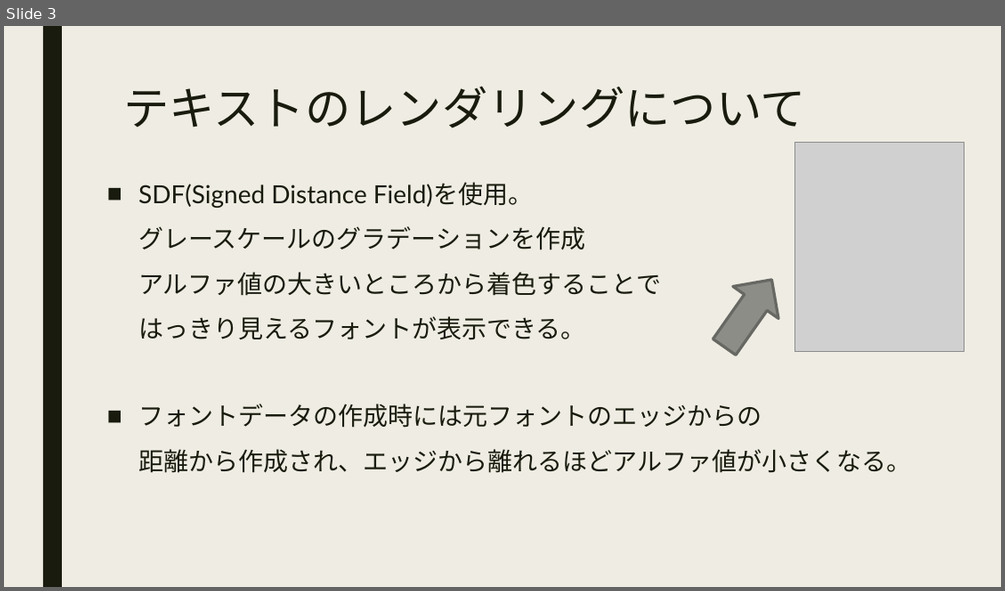
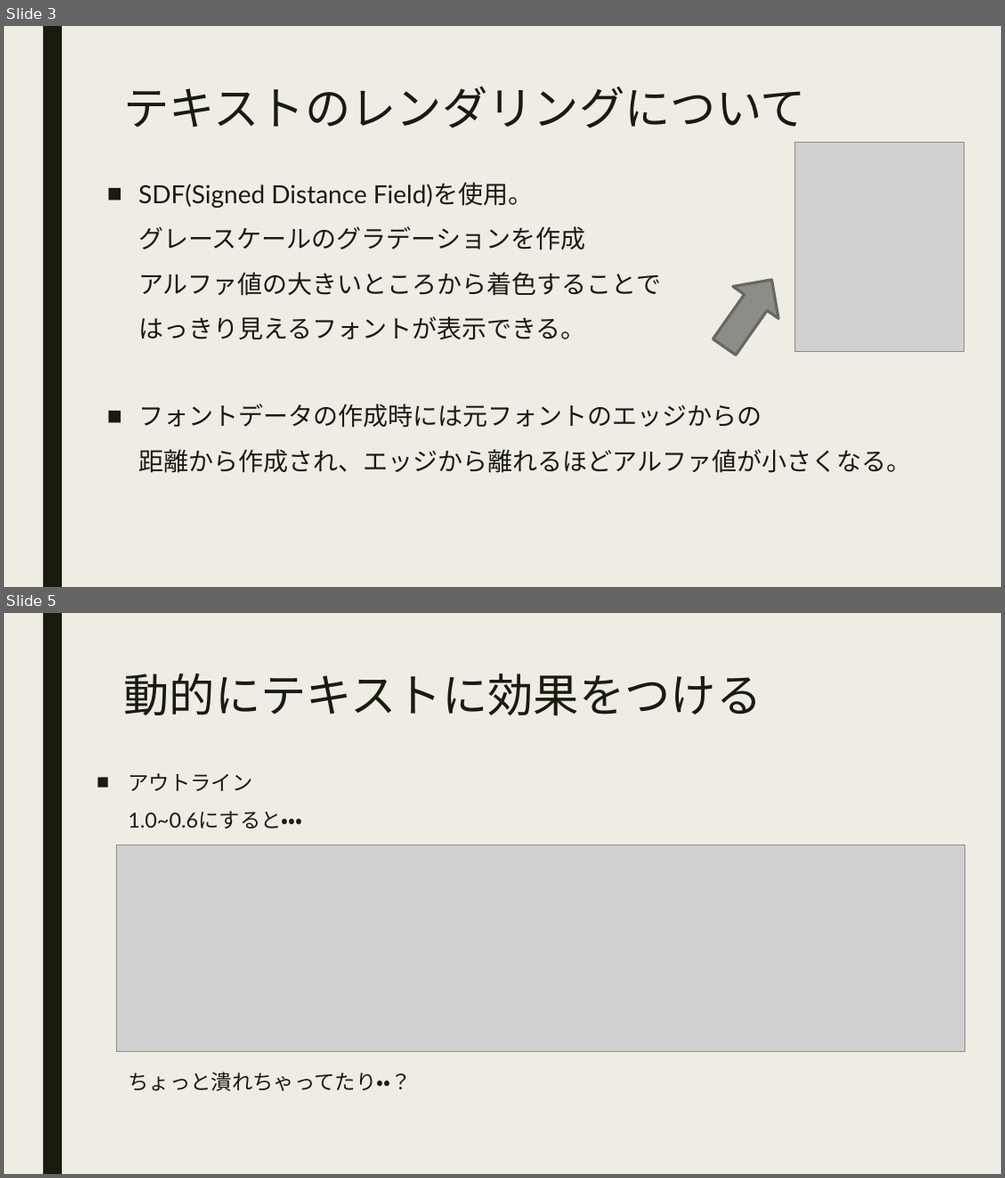
Before and after one commit to hopesnow/Study, a slide deck: RHStudy/Documents/TextMeshPro_r-hatase.pptx. Shown one above the other, each under a label of ours: slide 3 before the commit, slides 3 and 5 after it; the slides between them are not shown. The pictures are 1005x591 and 1005x1178 pixels, drawn with LibreOffice and Linux fonts; fonts in the diff are those of the drawing; grey boxes stand for pictures. Boxes give left, top, right and bottom in pixels: in the first picture for what was removed or moved away, otherwise in the second. Text is boxed around its words. In the diff, an @@ line names an element or a change of style, - is before the commit and + after.

```diff
--- a/RHStudy/Documents/TextMeshPro_r-hatase.pptx
+++ b/RHStudy/Documents/TextMeshPro_r-hatase.pptx
@@ slide 5 added at bbox=[4, 613, 1001, 1174], background #EFEDE3; not listed: 1 template element that a slide beside it also shows @@
@@ title added at bbox=[123, 674, 761, 715], 44 pt, text #191B0E @@
+動的にテキストに効果をつける
@@ text added at bbox=[128, 773, 412, 1091], 20 pt, text #191B0E @@
+■ アウトライン
+  1.0~0.6にすると・・・
+  ちょっと潰れちゃってたり・・？
@@ picture added at bbox=[116, 844, 965, 1052] @@
```
Also in this commit, not shown: 1 slide changed, 1 other slide added.
